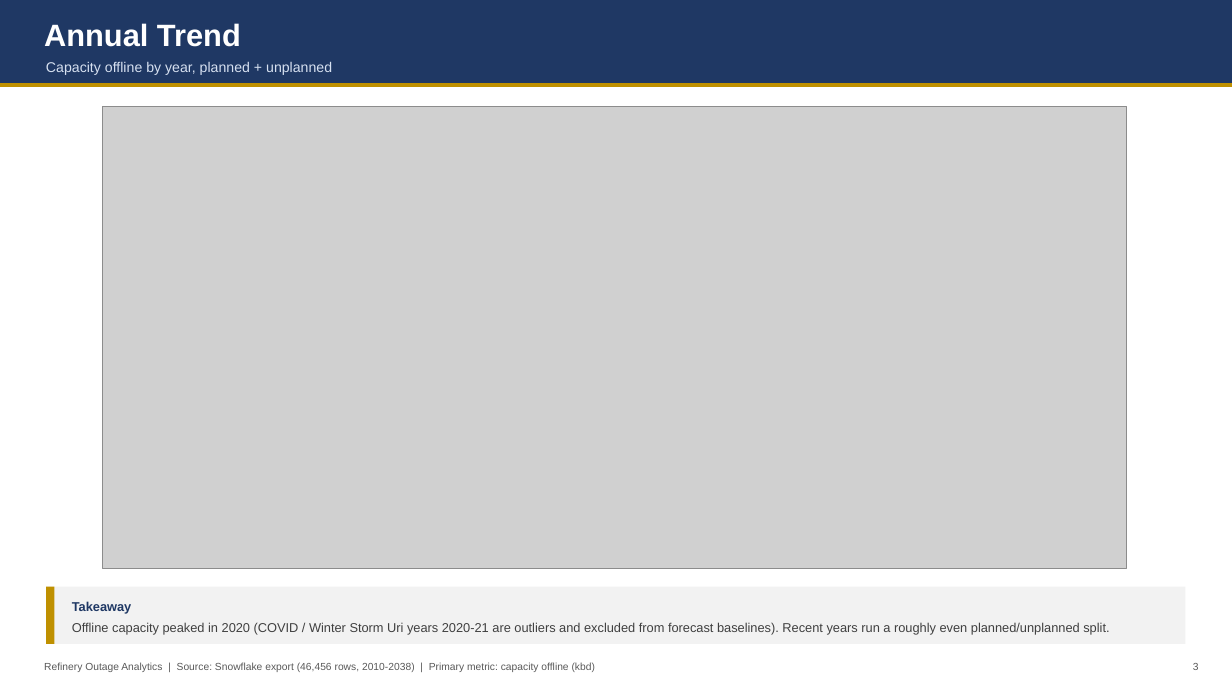
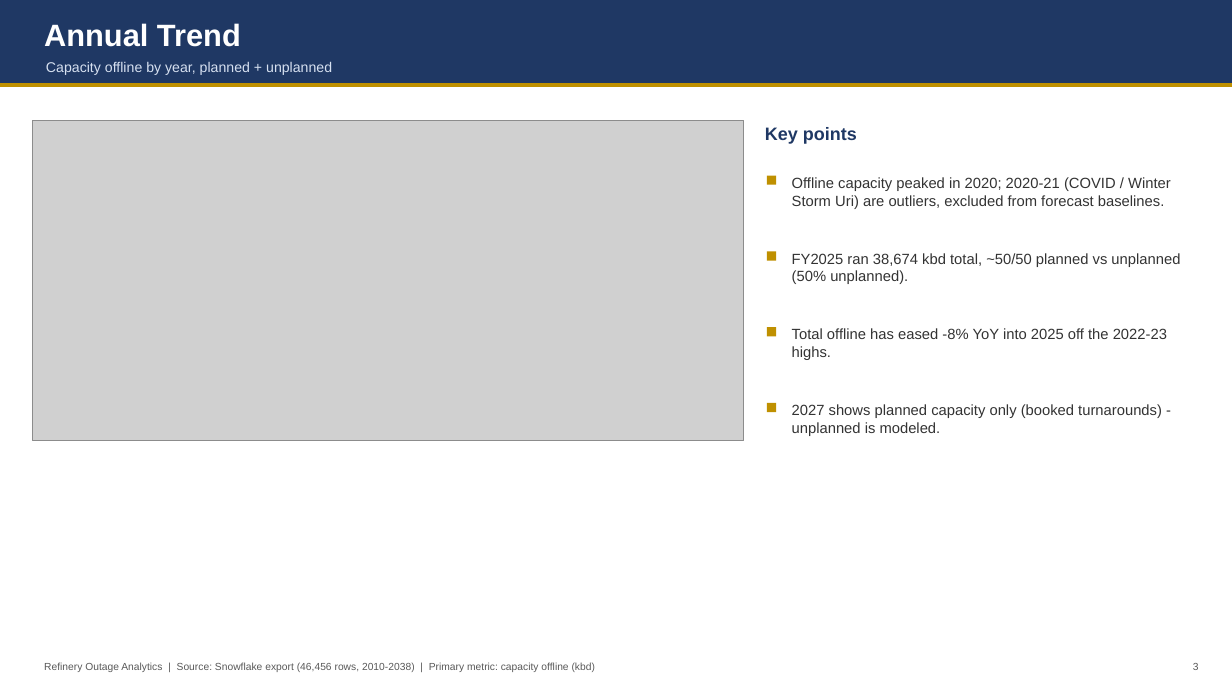
Before and after one commit to HoldenCole/Outages-script, a slide deck: slide 3 of output/outage_deck.pptx. Drawn at 1232x693 pixels with LibreOffice and Linux fonts; fonts in the diff are those of the drawing; grey boxes stand for pictures. Boxes give left, top, right and bottom in pixels: in the first picture for what was removed or moved away, otherwise in the second. Text is boxed around its words. In the diff, an @@ line names an element or a change of style, - is before the commit and + after.

```diff
--- a/output/outage_deck.pptx
+++ b/output/outage_deck.pptx
@@ picture resized from (x1=102, y1=106, x2=1127, y2=568) to (x1=32, y1=120, x2=744, y2=441) @@
@@ text added at (x1=765, y1=127, x2=857, y2=144), 14 pt, text #1F3864, bold @@
+Key points
@@ rectangle added at (x1=767, y1=176, x2=776, y2=185), fill #BF9000 @@
@@ text "Offline capacity peaked in 2020; ..." at (x1=792, y1=177, x2=1171, y2=209): vertical alignment middle to top @@
@@ text at (x1=792, y1=177, x2=1171, y2=209): text changed; size 10 to 11.5 pt; text colour #404040 to #333333 @@
-Takeaway
-Offline capacity peaked in 2020 (COVID / Winter Storm Uri years 2020-21 are outliers and excluded from forecast baselines). Recent years run a roughly even planned/unplanned split.
+Offline capacity peaked in 2020; 2020-21 (COVID / Winter Storm Uri) are outliers, excluded from forecast baselines.
@@ rectangle added at (x1=767, y1=251, x2=776, y2=261), fill #BF9000 @@
@@ text added at (x1=792, y1=253, x2=1180, y2=284), 11.5 pt, text #333333 @@
+FY2025 ran 38,674 kbd total, ~50/50 planned vs unplanned (50% unplanned).
@@ rectangle added at (x1=767, y1=327, x2=776, y2=336), fill #BF9000 @@
@@ text added at (x1=792, y1=328, x2=1167, y2=360), 11.5 pt, text #333333 @@
+Total offline has eased -8% YoY into 2025 off the 2022-23 highs.
@@ rectangle added at (x1=767, y1=403, x2=776, y2=412), fill #BF9000 @@
@@ text added at (x1=792, y1=404, x2=1162, y2=436), 11.5 pt, text #333333 @@
+2027 shows planned capacity only (booked turnarounds) - unplanned is modeled.
@@ rectangle removed at (x1=46, y1=587, x2=1186, y2=644) @@
@@ rectangle removed at (x1=46, y1=587, x2=55, y2=644) @@
```
Also in this commit, not shown: 8 other slides changed, 2 slides added, 8 other files.
